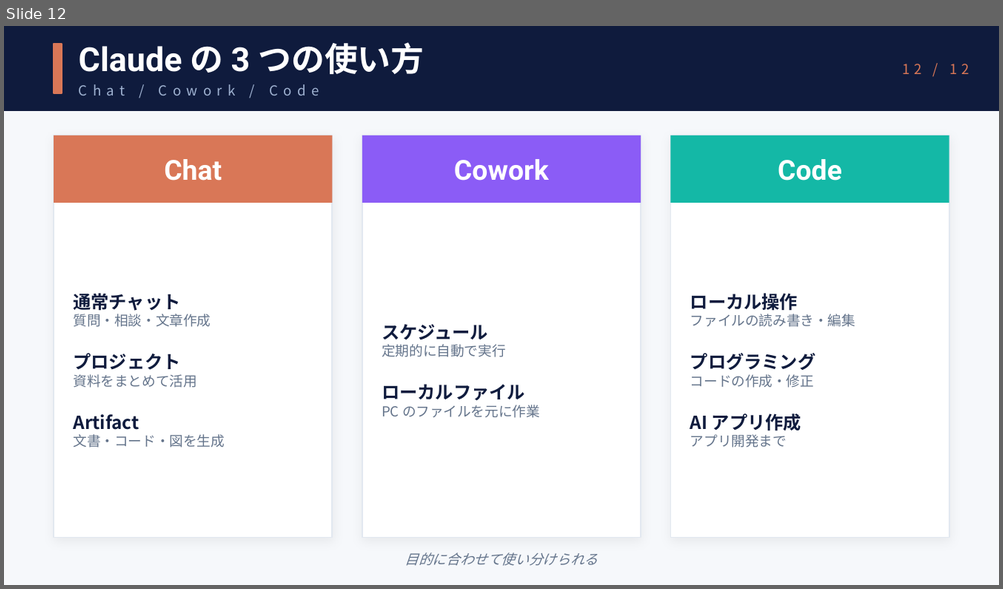
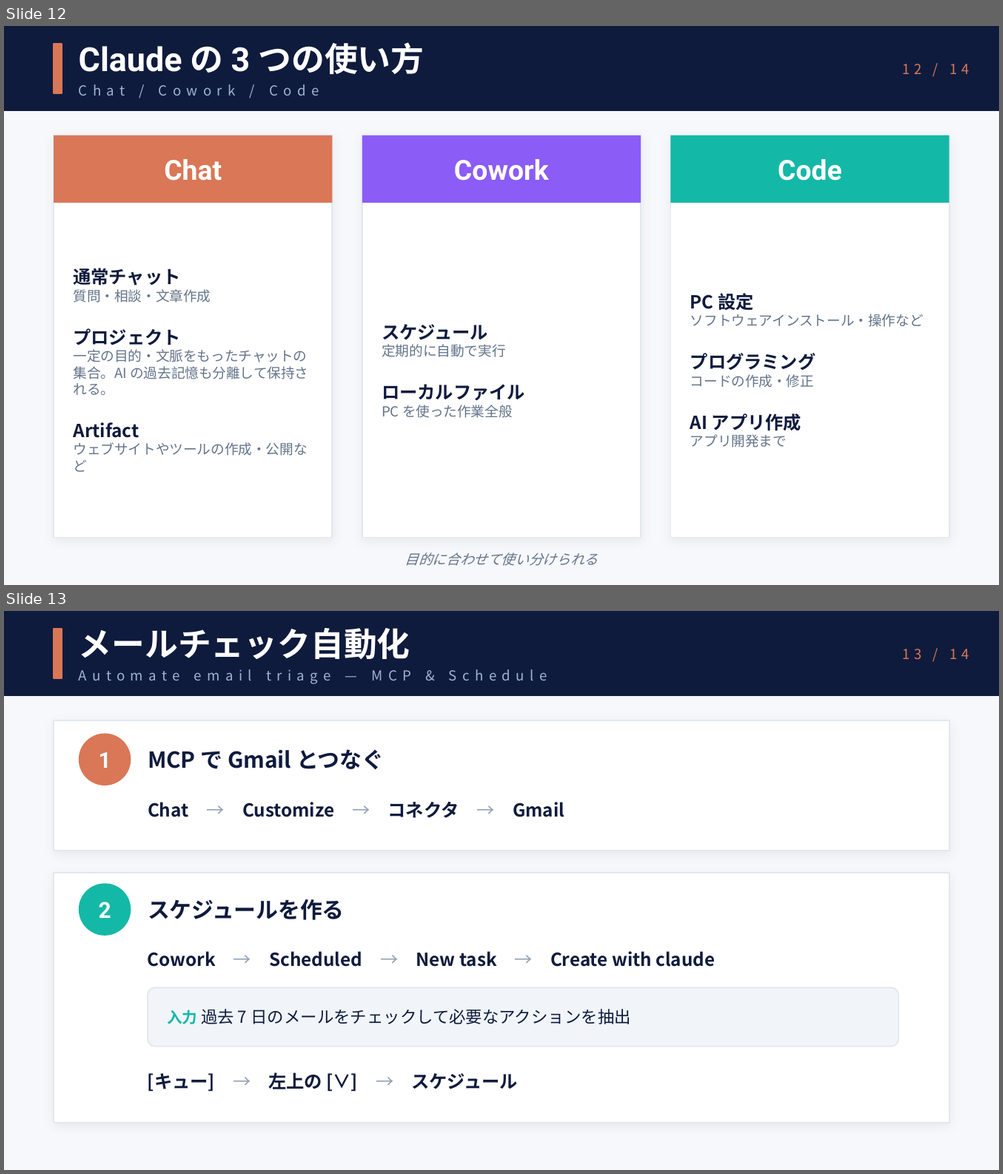
Before and after one commit to crumbjp/ai_study_group, a slide deck: session1/mcp-intro.pptx. Shown one above the other, each under a label of ours: slide 12 before the commit, slides 12 and 13 after it. The pictures are 1003x589 and 1003x1174 pixels, drawn with LibreOffice and Linux fonts; fonts in the diff are those of the drawing. Boxes give left, top, right and bottom in pixels: in the first picture for what was removed or moved away, otherwise in the second. Text is boxed around its words. In the diff, an @@ line names an element or a change of style, - is before the commit and + after.

```diff
--- a/session1/mcp-intro.pptx
+++ b/session1/mcp-intro.pptx
@@ slide 13 added at <box>4,611,999,1170</box>, background #F6F8FB @@
@@ rectangle added at <box>4,611,999,695</box>, fill #0F1B3D, outline #0F1B3D 1 pt @@
@@ rectangle added at <box>54,629,62,678</box>, fill #D97757, outline #D97757 1 pt @@
@@ text added at <box>79,628,410,659</box>, 24 pt, text #FFFFFF, bold @@
+メールチェック自動化
@@ text added at <box>902,649,968,660</box>, 10 pt, text #D97757 @@
+13 / 14
@@ text added at <box>79,669,547,684</box>, 10 pt, text #9FB2D1 @@
+Automate email triage — MCP & Schedule
@@ rectangle added at <box>54,721,949,851</box>, fill #FFFFFF, outline #E2E8F0 1 pt @@
@@ ellipse added at <box>79,733,131,785</box>, fill #D97757, 16 pt, text #FFFFFF, bold @@
+1
@@ text added at <box>148,749,384,770</box>, 16 pt, text #0F1B3D, bold @@
+MCP で Gmail とつなぐ
@@ text added at <box>148,801,564,818</box>, 13 pt, text #0F1B3D, bold @@
+Chat → Customize → コネクタ → Gmail
@@ rectangle added at <box>54,872,949,1123</box>, fill #FFFFFF, outline #E2E8F0 1 pt @@
@@ ellipse added at <box>79,883,131,935</box>, fill #14B8A6, 16 pt, text #FFFFFF, bold @@
+2
@@ text added at <box>148,900,344,920</box>, 16 pt, text #0F1B3D, bold @@
+スケジュールを作る
@@ text added at <box>148,951,715,967</box>, 13 pt, text #0F1B3D, bold @@
+Cowork → Scheduled → New task → Create with claude
@@ rounded rectangle added at <box>148,988,898,1047</box>, fill #F1F5F9, outline #E2E8F0 1 pt, 12 pt, text #0F1B3D @@
+入力 過去 7 日のメールをチェックして必要なアクションを抽出
@@ text added at <box>148,1073,518,1092</box>, 13 pt, text #0F1B3D, bold @@
+[キュー] → 左上の [∨] → スケジュール
@@ slide 12 changed as well @@
@@ text at <box>902,64,968,74</box>: text changed @@
-12 / 12
+12 / 14
@@ text at <box>690,293,923,327</box>: text changed @@
-ローカル操作
-ファイルの読み書き・編集
+PC 設定
+ソフトウェアインストール・操作など
@@ text at <box>74,349,308,395</box>: text changed @@
-資料をまとめて活用
+一定の目的・文脈をもったチャットの集合。AI の過去記憶も分離して保持される。
@@ text at <box>381,405,512,418</box>: text changed @@
-PC のファイルを元に作業
+PC を使った作業全般
@@ text at <box>74,443,307,472</box>: text changed @@
-文書・コード・図を生成
+ウェブサイトやツールの作成・公開など
```
Also in this commit, not shown: 11 other slides changed, 1 other slide added.
